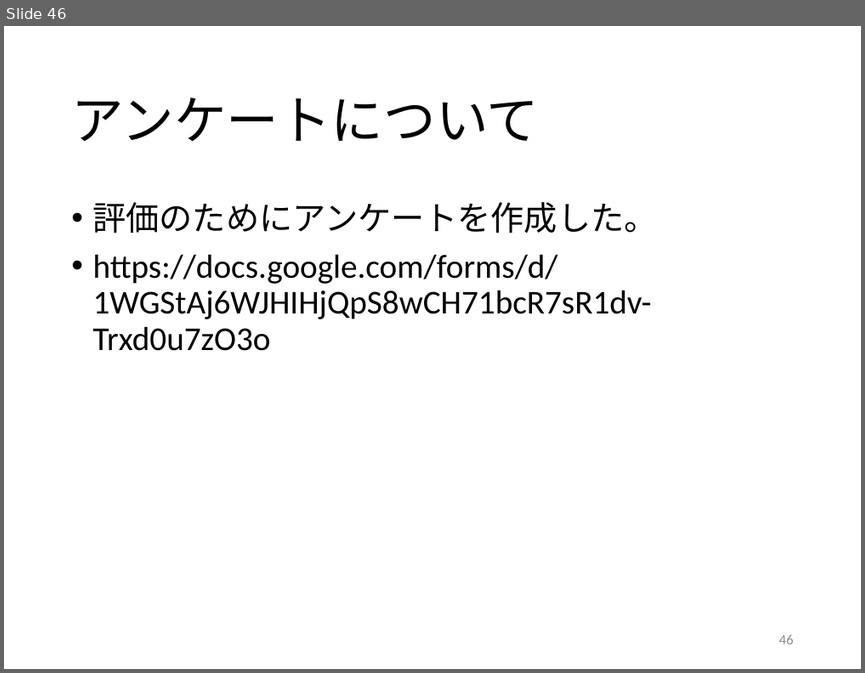
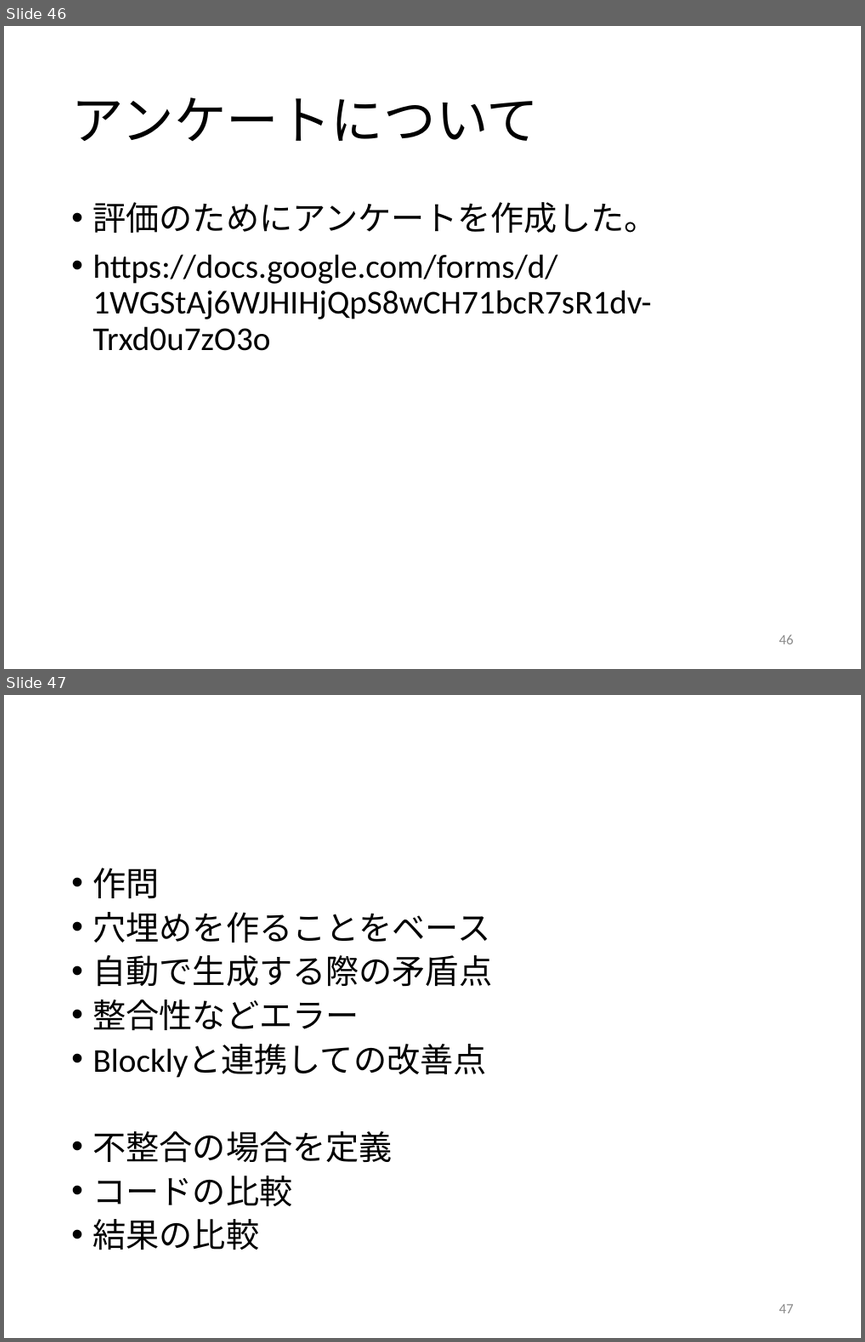
Before and after one commit to kait-takanolab/1821121-shimaoka-thesis, a slide deck: 1821121_shimaoka_sotsuken.pptx. Shown one above the other, each under a label of ours: slide 46 before the commit, slides 46 and 47 after it. The pictures are 865x673 and 865x1342 pixels, drawn with LibreOffice and Linux fonts; fonts in the diff are those of the drawing. Boxes give left, top, right and bottom in pixels: in the first picture for what was removed or moved away, otherwise in the second. Text is boxed around its words. In the diff, an @@ line names an element or a change of style, - is before the commit and + after.

```diff
--- a/1821121_shimaoka_sotsuken.pptx
+++ b/1821121_shimaoka_sotsuken.pptx
@@ slide 47 added at (4, 695, 861, 1338), background #FFFFFF @@
@@ text added at (93, 868, 493, 1250), 28 pt, text #000000 @@
+• 作問
+• 穴埋めを作ることをベース
+• 自動で生成する際の矛盾点
+• 整合性などエラー
+• Blocklyと連携しての改善点
+• 不整合の場合を定義
+• コードの比較
+• 結果の比較
@@ page number added at (779, 1304, 794, 1313), 12 pt, text #8C8C8C @@
+47
```
Also in this commit, not shown: 5 other files.
